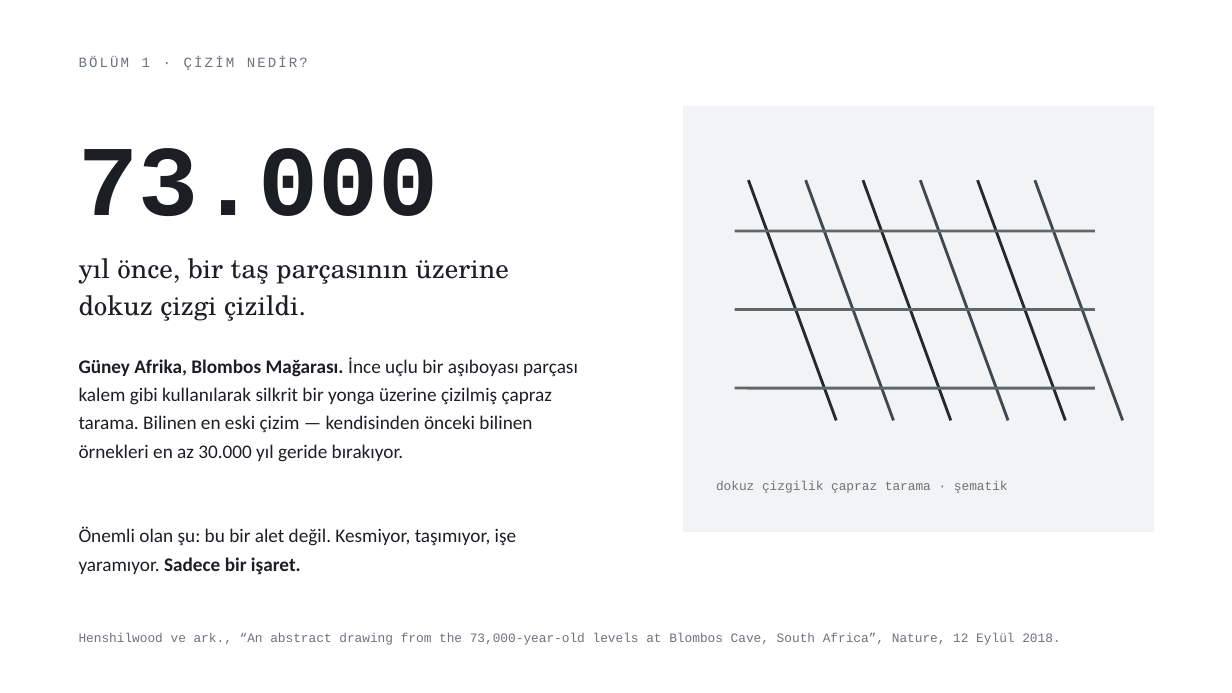
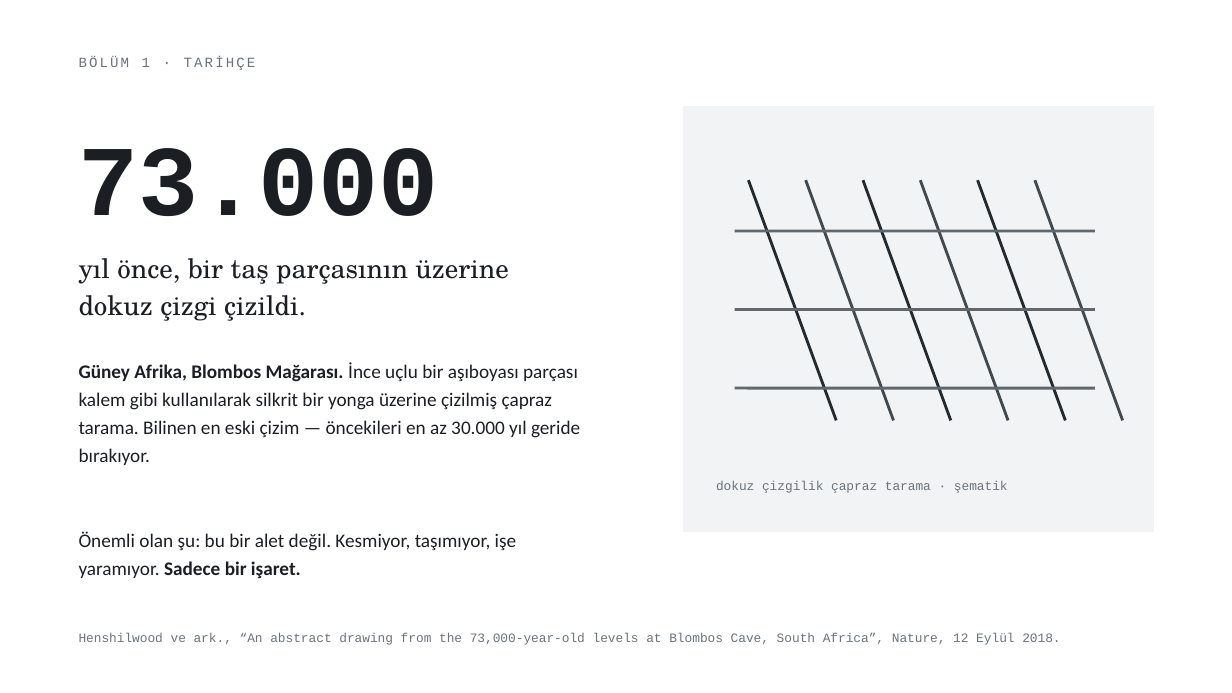
Before and after one commit to bunal91/sanat-ve-mekan, a slide deck: slide 5 of ders/serbest-cizim-teknikleri/02-1hafta-sunum.pptx. Drawn at 1232x693 pixels with LibreOffice and Linux fonts; fonts in the diff are those of the drawing. Boxes give left, top, right and bottom in pixels: in the first picture for what was removed or moved away, otherwise in the second. Text is boxed around its words. In the diff, an @@ line names an element or a change of style, - is before the commit and + after.

```diff
--- a/ders/serbest-cizim-teknikleri/02-1hafta-sunum.pptx
+++ b/ders/serbest-cizim-teknikleri/02-1hafta-sunum.pptx
@@ text at (79,57,256,70): text changed @@
-BÖLÜM 1 · ÇİZİM NEDİR?
+BÖLÜM 1 · TARİHÇE
@@ text at (79,362,580,465): text changed @@
-Güney Afrika, Blombos Mağarası. İnce uçlu bir aşıboyası parçası kalem gibi kullanılarak silkrit bir yonga üzerine çizilmiş çapraz tarama. Bilinen en eski çizim — kendisinden önceki bilinen örnekleri en az 30.000 yıl geride bırakıyor.
+Güney Afrika, Blombos Mağarası. İnce uçlu bir aşıboyası parçası kalem gibi kullanılarak silkrit bir yonga üzerine çizilmiş çapraz tarama. Bilinen en eski çizim — öncekileri en az 30.000 yıl geride bırakıyor.
```
Also in this commit, not shown: 21 other slides changed, 12 slides added, 11 slides removed, 2 other files.
